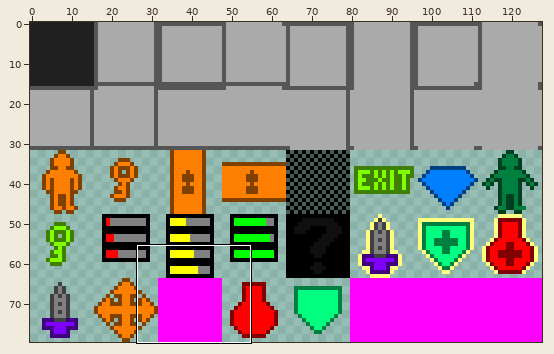
Two states of a sprite sheet, FortuneHunter/FortuneHunter/assets/images/tiles.png. Above: a wide view before the commit, with the close-up outlined.
Close-up. Before the edit:
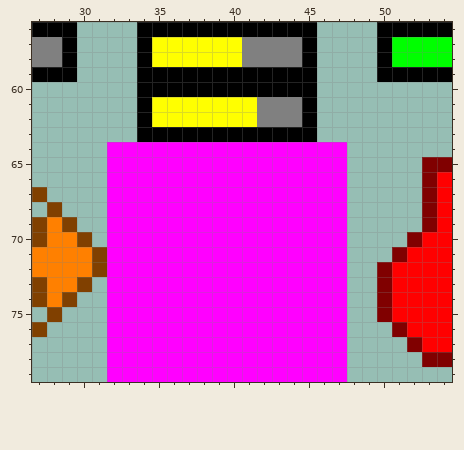
The file is 128x80 pixels. Shown: x 27..54, y 56..79.
Once edited:
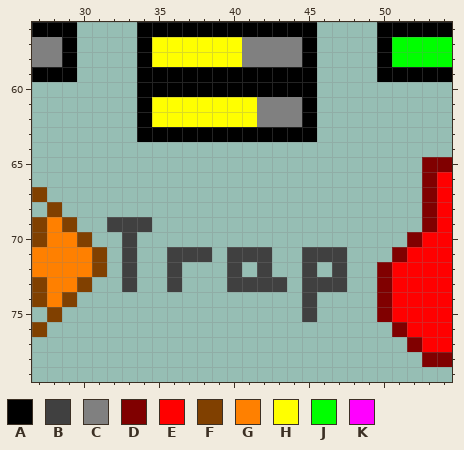
Palette (. is transparent): A #000000  B #404040  C #808080  D #800000  E #ff0000  F #804000  G #ff8000  H #ffff00  J #00ff00  K #ff00ff
Difference:
The edit turns colour K into colour B in row 69 at x 32 to 34; in row 70 at x 33; in row 71 at x 33, 36 to 38, 40 to 42 and 45 to 47; in row 72 at x 33, 36, 40, 42, 45 and 47; in row 73 at x 33, 36, 40 to 43 and 45 to 47; in rows 74 to 75 at x 45.
Colour K is removed in rows 64 to 68 at x 32 to 47; in row 69 at x 35 to 47; in row 70 at x 32 and 34 to 47; in row 71 at x 32, 34 to 35, 39 and 43 to 44; in row 72 at x 32, 34 to 35, 37 to 39, 41, 43 to 44 and 46; in row 73 at x 32, 34 to 35, 37 to 39 and 44.
Colour K is removed in rows 74 to 75 at x 32 to 44 and 46 to 47; in rows 76 to 79 at x 32 to 47.
Changed places in both close-ups, as pixel boxes (x1, y1, x2, y2):
changed: (107, 142, 347, 382)
